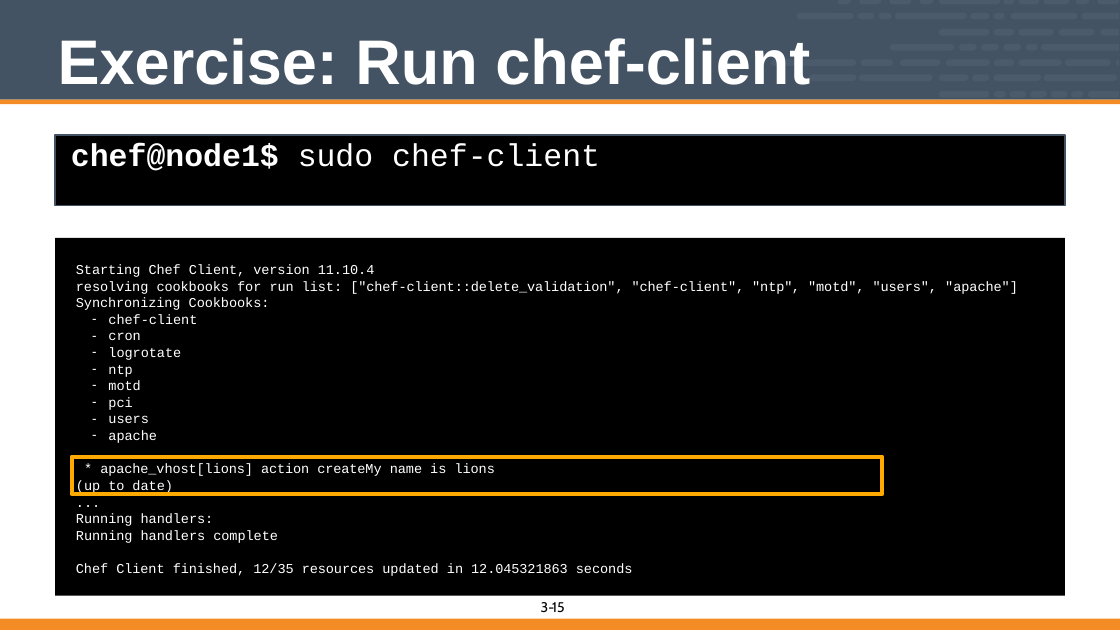
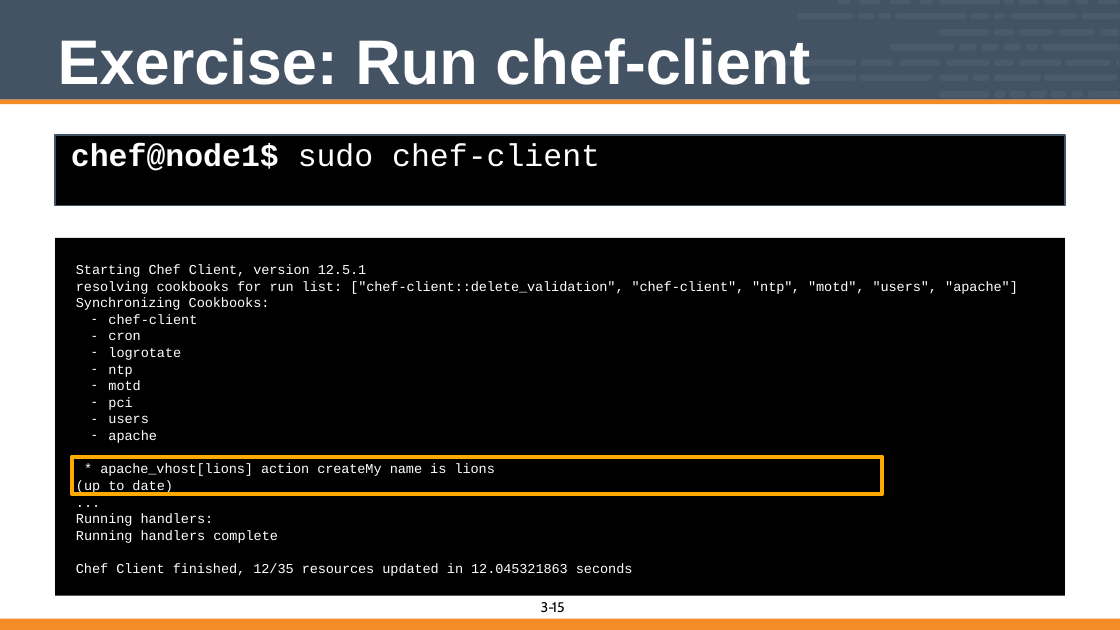
Before and after one commit to vinyar/chef-intermediate, a slide deck: slide 15 of 03-building_custom_resources.pptx. Drawn at 1120x630 pixels with LibreOffice and Linux fonts; fonts in the diff are those of the drawing. Boxes give left, top, right and bottom in pixels: in the first picture for what was removed or moved away, otherwise in the second. Text is boxed around its words. In the diff, an @@ line names an element or a change of style, - is before the commit and + after.

Commit message:
Updates the chef-client version in the output

```diff
--- a/03-building_custom_resources.pptx
+++ b/03-building_custom_resources.pptx
@@ text at [76, 264, 367, 277]: text changed @@
-Starting Chef Client, version 11.10.4
+Starting Chef Client, version 12.5.1
```
Also in this commit, not shown: 1 other file.
